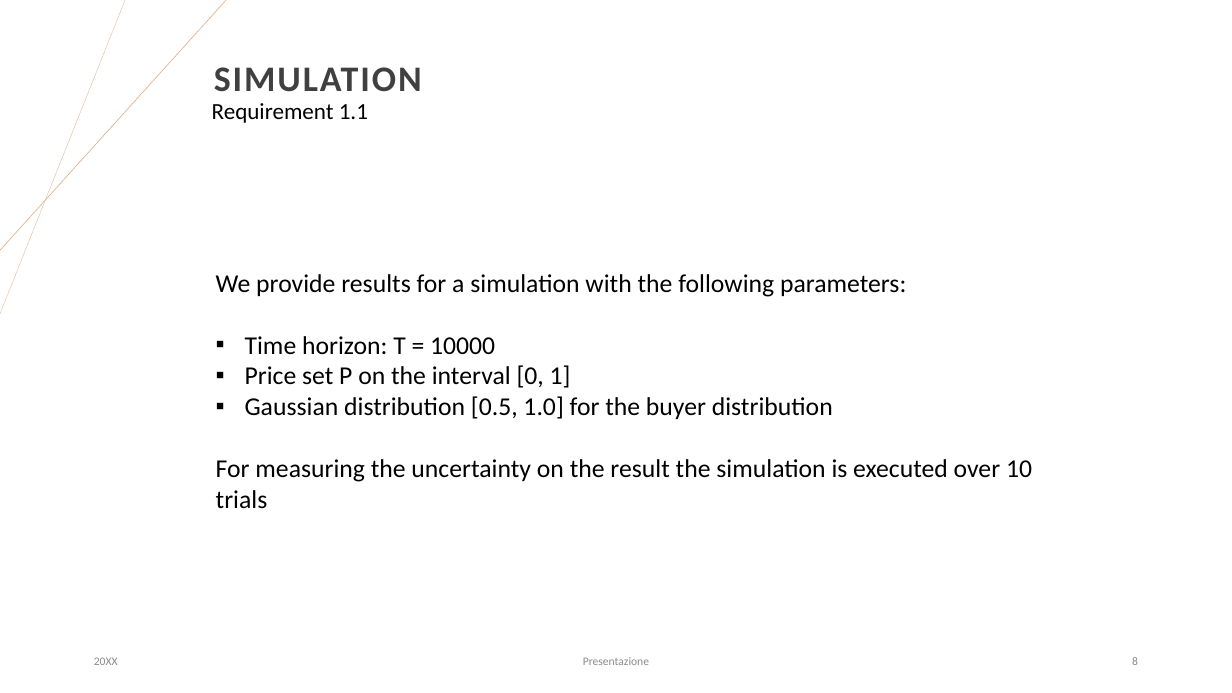
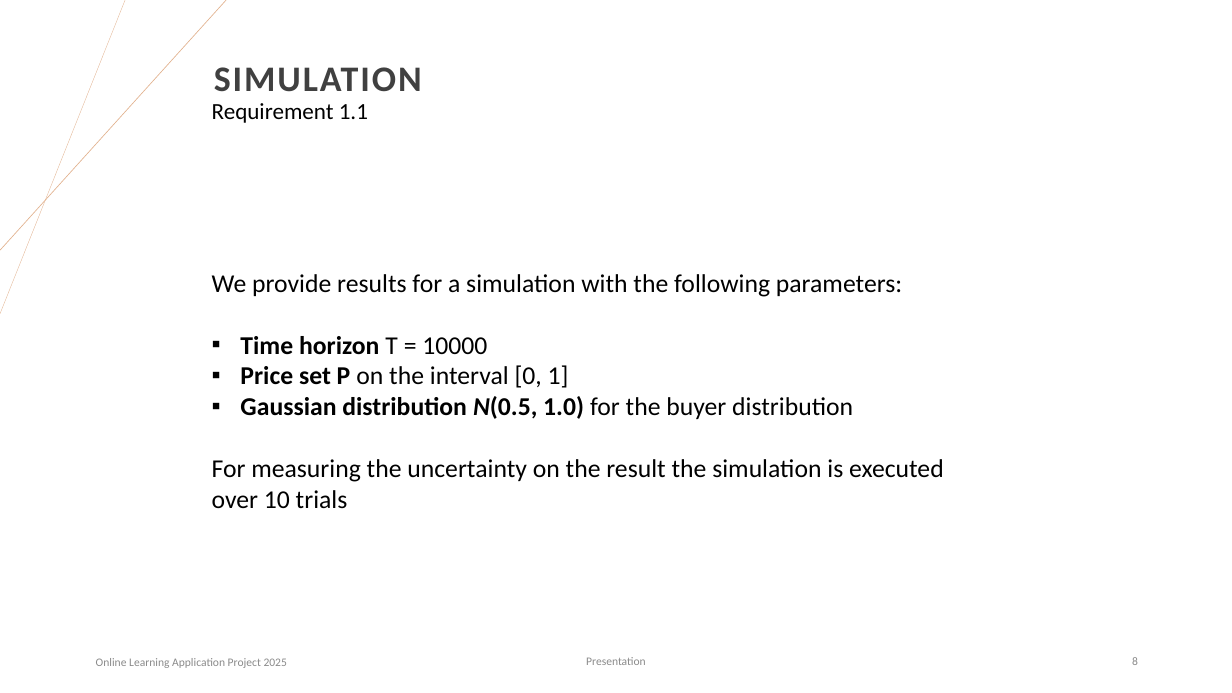
Before and after one commit to matteopasqual02/OLA-2025-project, a slide deck: slide 8 of OLA_Project.pptx. Drawn at 1232x693 pixels with LibreOffice and Linux fonts; fonts in the diff are those of the drawing. Boxes give left, top, right and bottom in pixels: in the first picture for what was removed or moved away, otherwise in the second. Text is boxed around its words. In the diff, an @@ line names an element or a change of style, - is before the commit and + after.

```diff
--- a/OLA_Project.pptx
+++ b/OLA_Project.pptx
@@ text at (240,336,487,355): text changed; bold on @@
-▪ Time horizon: T = 10000
+▪ Time horizon T = 10000
@@ text at (240,365,569,388): bold on in "Price set P" @@
@@ text at (240,396,853,419): text changed; bold on @@
-▪ Gaussian distribution [0.5, 1.0] for the buyer distribution
+▪ Gaussian distribution N(0.5, 1.0) for the buyer distribution
@@ text at (96,658,287,668): text changed @@
-20XX
+Online Learning Application Project 2025
@@ text at (586,657,646,665): text changed @@
-Presentazione
+Presentation
```
Also in this commit, not shown: 35 other slides changed, 2 slides added, 1 other file.
